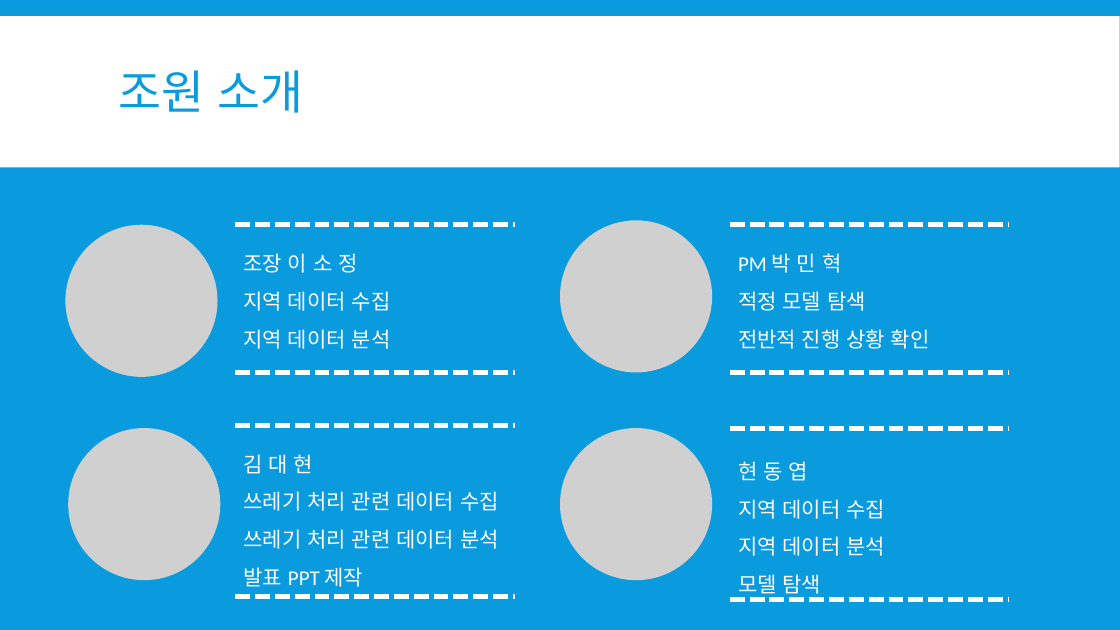
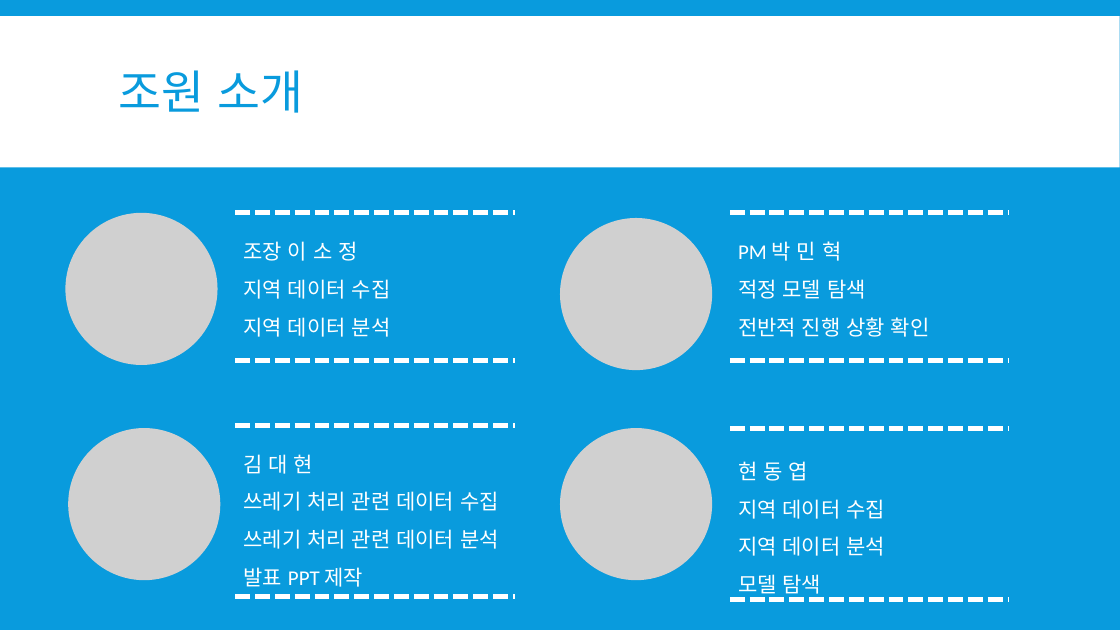
Before and after one commit to so-jeong0127/Python-Project, a slide deck: slide 3 of 3조- 계획서.pptx. Drawn at 1120x630 pixels with LibreOffice and Linux fonts; fonts in the diff are those of the drawing; grey boxes stand for pictures. Boxes give left, top, right and bottom in pixels: in the first picture for what was removed or moved away, otherwise in the second. Text is boxed around its words. In the diff, an @@ line names an element or a change of style, - is before the commit and + after.

```diff
--- a/3조- 계획서.pptx
+++ b/3조- 계획서.pptx
@@ 4 lines, 2 texts, 1 picture: place and size @@
-4 lines, 2 texts, 1 picture at box(66, 225, 1010, 377)
+4 lines, 2 texts, 1 picture at box(66, 213, 1010, 365)
```
Also in this commit, not shown: 4 other slides changed, 1 slide added.
